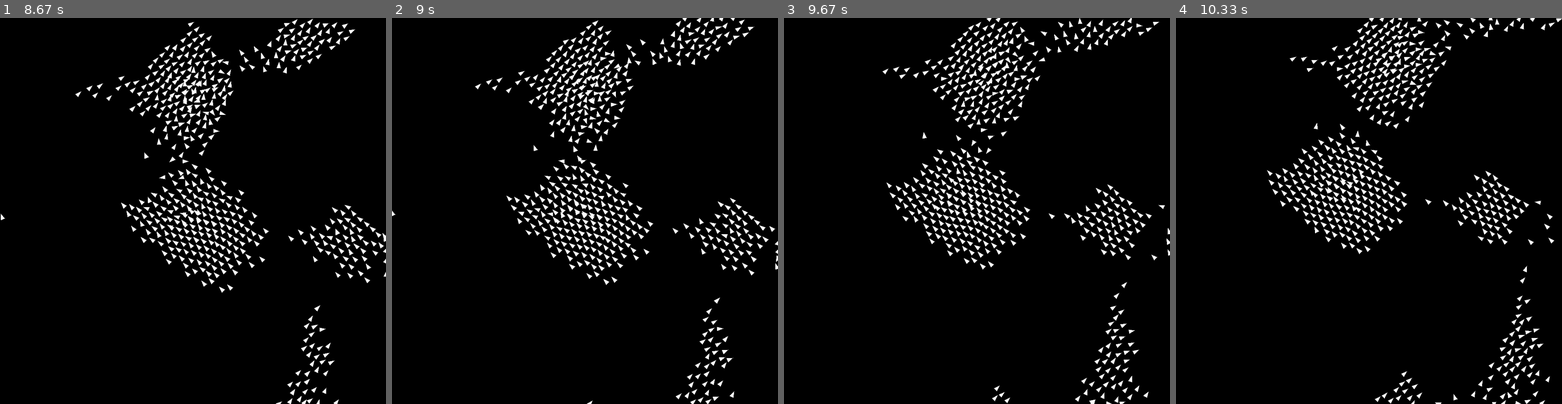
Above: before the commit, frames 1-4 (left to right).
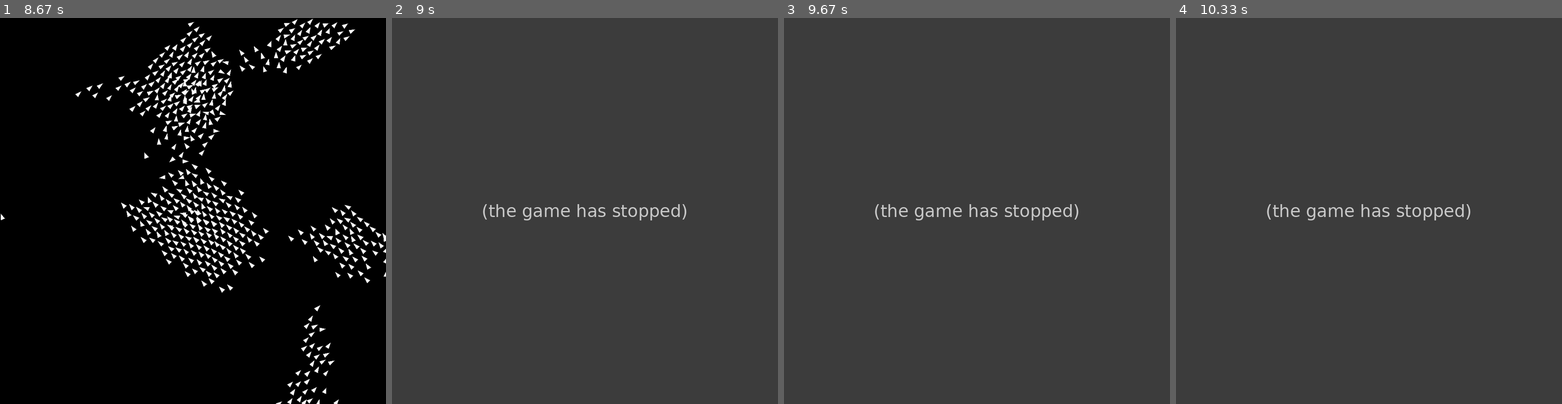
Above: after the commit, the same moments.

Repository: z-Ash-z/Boids_algorithm
Game: pygame game, started from Runner.py
The game is run twice, just before and just after one commit, with the same random seed, the same clock (stepped at 60 frames per second) and the same inputs.
Inputs:
- Up to frame 1 (8.67 s): no input
- Up to frame 2 (9 s): hold Q from 8.83 s (still down)
- Up to frame 3 (9.67 s): release Q at 9.37 s; hold Q from 9.4 s (still down)
- Up to frame 4 (10.33 s): release Q at 9.93 s; hold Q from 9.97 s (still down)

Frame 1 is identical in both runs. In frame 2, 99% of the frame differs, in the area x 0-100%, y 0-100%; in frame 3, 99%; in frame 4, 99%.
After the commit the program exited at 8.85 s; later frames show no game.

Commit message:
feat: Introduce Pygame visualization stage and integrate interactive event handling into the main runner and benchmark.

Diff:
--- a/Benchmark.py
+++ b/Benchmark.py
@@ -35,6 +35,11 @@
         stage.drawBoids(boids)
         stage.show("Pygame Benchmark")
 
+        for event in pygame.event.get():
+            if event.type == pygame.QUIT:
+                pygame.quit()
+                return 0.0
+
     pygame.quit()
     duration = time.perf_counter() - start_time
     fps = steps / duration
--- a/Runner.py
+++ b/Runner.py
@@ -1,4 +1,5 @@
 import time
+import pygame
 from Utils import Boids
 from Utils.StagePygame import StagePygame
 
@@ -11,14 +12,23 @@
 
     start_time = time.perf_counter()
 
-    for _ in range(1000):
+    running = True
+    while running:
+        for event in pygame.event.get():
+            if event.type == pygame.QUIT:
+                running = False
+            elif event.type == pygame.KEYDOWN:
+                if event.key == pygame.K_ESCAPE or event.key == pygame.K_q:
+                    running = False
+
         boids.flock()
         boids.update()
         stage.drawBoids(boids)
         stage.show("Boids Algorithm")
 
     end_time = time.perf_counter()
-    print(f'The time it took for 1000 iterations is: {end_time - start_time}sec')
+    print(f'The Simulation time: {end_time - start_time}sec')
+    pygame.quit()
 
 if __name__ == '__main__':
     main()
--- a/Utils/StagePygame.py
+++ b/Utils/StagePygame.py
@@ -55,7 +55,3 @@
     def show(self, window_name: str = "Stage") -> None:
         pygame.display.set_caption(window_name)
         pygame.display.flip()
-        # Handle events to prevent freezing
-        for event in pygame.event.get():
-            if event.type == pygame.QUIT:
-                exit(0)
